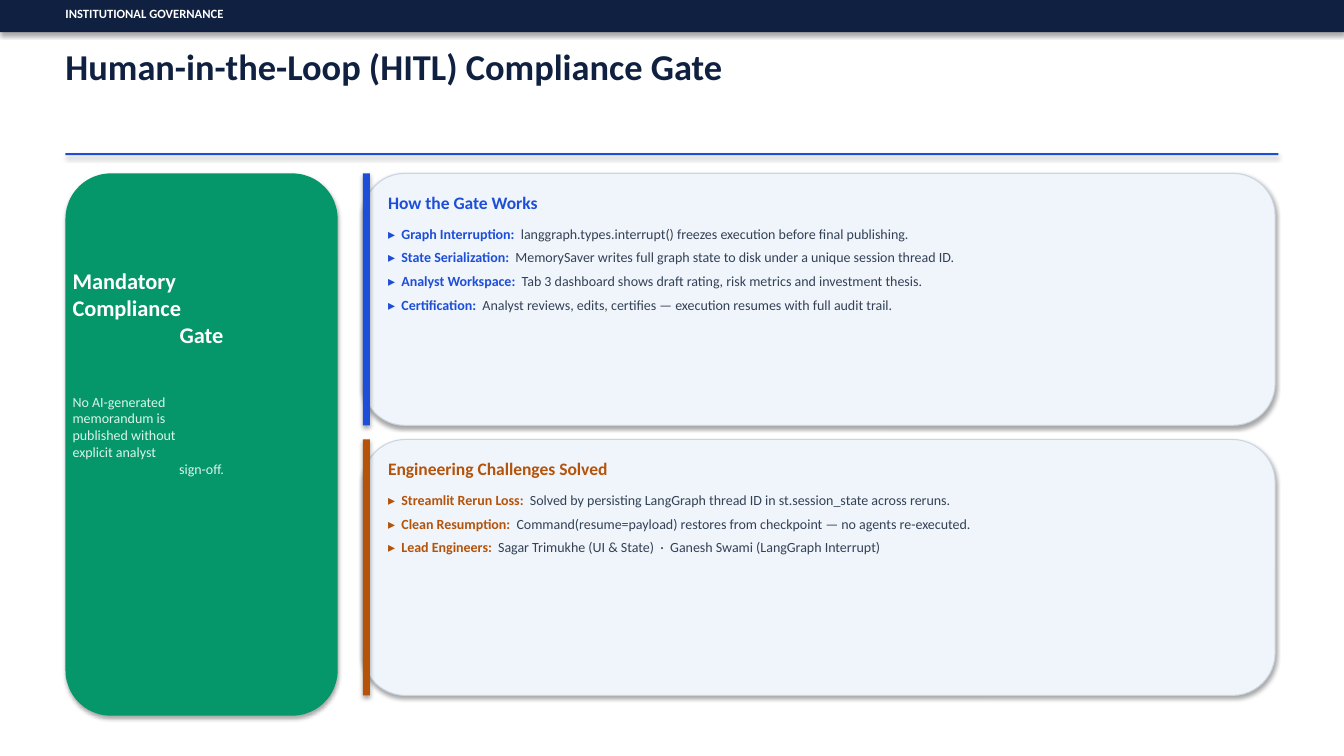
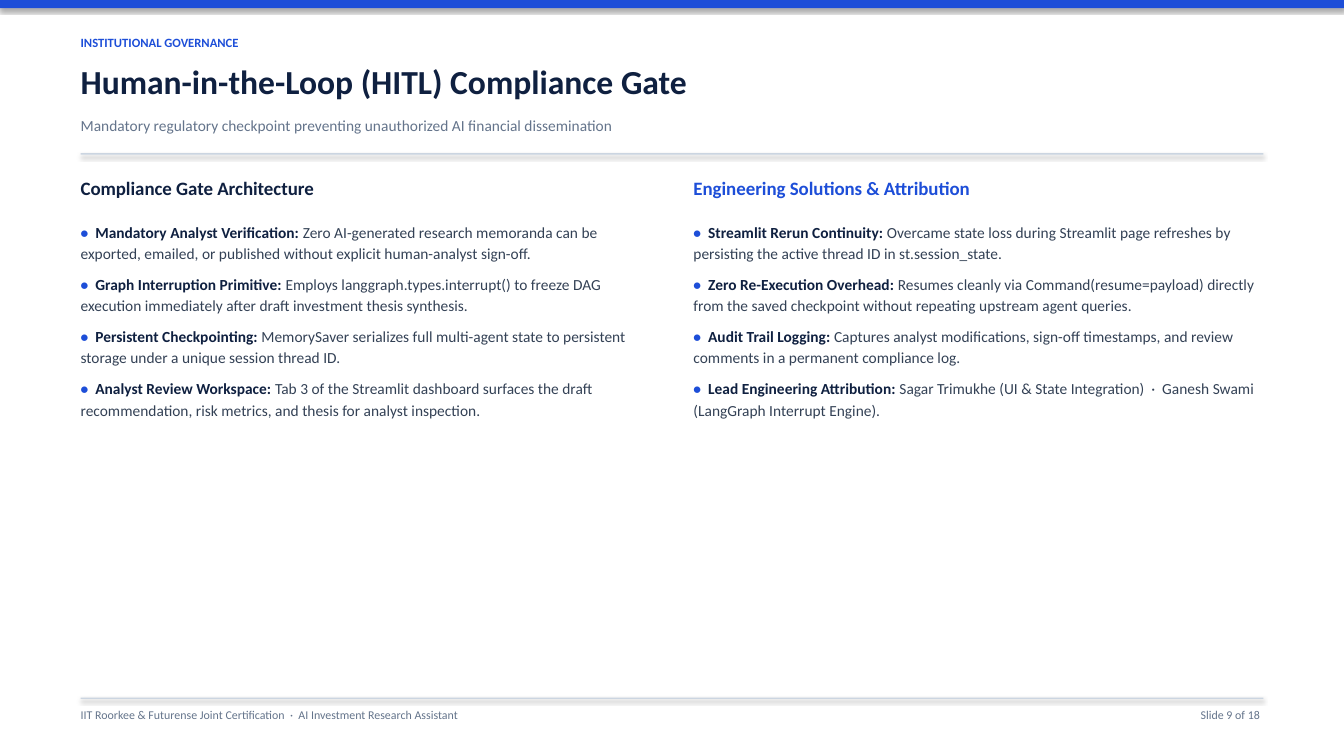
Before and after one commit to SagarTrimukhe/ai-investment-research-assistant, a slide deck: slide 9 of CAPSTONE_PROJECT_PRESENTATION.pptx. Drawn at 1344x756 pixels with LibreOffice and Linux fonts; fonts in the diff are those of the drawing. Boxes give left, top, right and bottom in pixels: in the first picture for what was removed or moved away, otherwise in the second. Text is boxed around its words. In the diff, an @@ line names an element or a change of style, - is before the commit and + after.

Commit message:
design: streamline presentation to clean, simple bullet format with executive styling

```diff
--- a/CAPSTONE_PROJECT_PRESENTATION.pptx
+++ b/CAPSTONE_PROJECT_PRESENTATION.pptx
@@ rectangle: place and size @@
-rectangle at [0, 0, 1344, 32]
+rectangle at [0, 0, 1344, 8]
@@ rectangle at [0, 0, 1344, 8]: fill #0F2040 to #1D4ED8 @@
@@ text "INSTITUTIONAL GOVERNANCE": place and size @@
-text "INSTITUTIONAL GOVERNANCE" at [65, 9, 223, 18]
+text "INSTITUTIONAL GOVERNANCE" at [81, 38, 238, 47]
@@ text "INSTITUTIONAL GOVERNANCE" at [81, 38, 238, 47]: text colour #FFFFFF to #1D4ED8 @@
@@ text "Human-in-the-Loop (HITL) Compliance Gate": place and size @@
-text "Human-in-the-Loop (HITL) Compliance Gate" at [65, 53, 722, 86]
+text "Human-in-the-Loop (HITL) Compliance Gate" at [81, 69, 687, 100]
@@ text "Human-in-the-Loop (HITL) Compliance Gate" at [81, 69, 687, 100]: size 26 to 24 pt @@
@@ text added at [81, 120, 611, 134], 11 pt, text #64748B @@
+Mandatory regulatory checkpoint preventing unauthorized AI financial dissemination
@@ rounded rectangle removed at [66, 173, 338, 716] @@
@@ rectangle: place and size @@
-rectangle at [66, 153, 1278, 155]
+rectangle at [81, 153, 1263, 154]
@@ rectangle at [81, 153, 1263, 154]: fill #1D4ED8 to #CBD5E1 @@
@@ rounded rectangle removed at [363, 173, 1275, 425] @@
@@ rectangle removed at [363, 173, 370, 425] @@
@@ text added at [81, 181, 625, 419], 11 pt, text #334155 @@
+Compliance Gate Architecture
+• Mandatory Analyst Verification: Zero AI-generated research memoranda can be exported, emailed, or published without explicit human-analyst sign-off.
+• Graph Interruption Primitive: Employs langgraph.types.interrupt() to freeze DAG execution immediately after draft investment thesis synthesis.
+• Persistent Checkpointing: MemorySaver serializes full multi-agent state to persistent storage under a unique session thread ID.
+• Analyst Review Workspace: Tab 3 of the Streamlit dashboard surfaces the draft recommendation, risk metrics, and thesis for analyst inspection.
@@ text at [693, 181, 1254, 419]: text changed; size 10 to 11 pt @@
-How the Gate Works
-▸ Graph Interruption: langgraph.types.interrupt() freezes execution before final publishing.
-▸ State Serialization: MemorySaver writes full graph state to disk under a unique session thread ID.
-▸ Analyst Workspace: Tab 3 dashboard shows draft rating, risk metrics and investment thesis.
-▸ Certification: Analyst reviews, edits, certifies — execution resumes with full audit trail.
+Engineering Solutions & Attribution
+• Streamlit Rerun Continuity: Overcame state loss during Streamlit page refreshes by persisting the active thread ID in st.session_state.
+• Zero Re-Execution Overhead: Resumes cleanly via Command(resume=payload) directly from the saved checkpoint without repeating upstream agent queries.
+• Audit Trail Logging: Captures analyst modifications, sign-off timestamps, and review comments in a permanent compliance log.
+• Lead Engineering Attribution: Sagar Trimukhe (UI & State Integration) · Ganesh Swami (LangGraph Interrupt Engine).
@@ text removed at [73, 273, 224, 343] @@
-Mandatory
-Compliance
-Gate
@@ rounded rectangle removed at [363, 440, 1275, 696] @@
@@ rectangle removed at [363, 440, 370, 696] @@
@@ text removed at [388, 462, 971, 555] @@
-Engineering Challenges Solved
-▸ Streamlit Rerun Loss: Solved by persisting LangGraph thread ID in st.session_state across reruns.
-▸ Clean Resumption: Command(resume=payload) restores from checkpoint — no agents re-executed.
-▸ Lead Engineers: Sagar Trimukhe (UI & State) · Ganesh Swami (LangGraph Interrupt)
@@ text at [81, 711, 458, 719]: text changed; size 10 to 8.5 pt; text colour #DCF5EB to #64748B @@
-No AI-generated
-memorandum is
-published without
-explicit analyst
-sign-off.
+IIT Roorkee & Futurense Joint Certification · AI Investment Research Assistant
@@ rectangle added at [81, 698, 1263, 699], fill #CBD5E1 @@
@@ text added at [1201, 711, 1260, 719], 8.5 pt, text #64748B @@
+Slide 9 of 18
```
Also in this commit, not shown: 15 other slides changed, 2 slides added, 2 slides removed.
